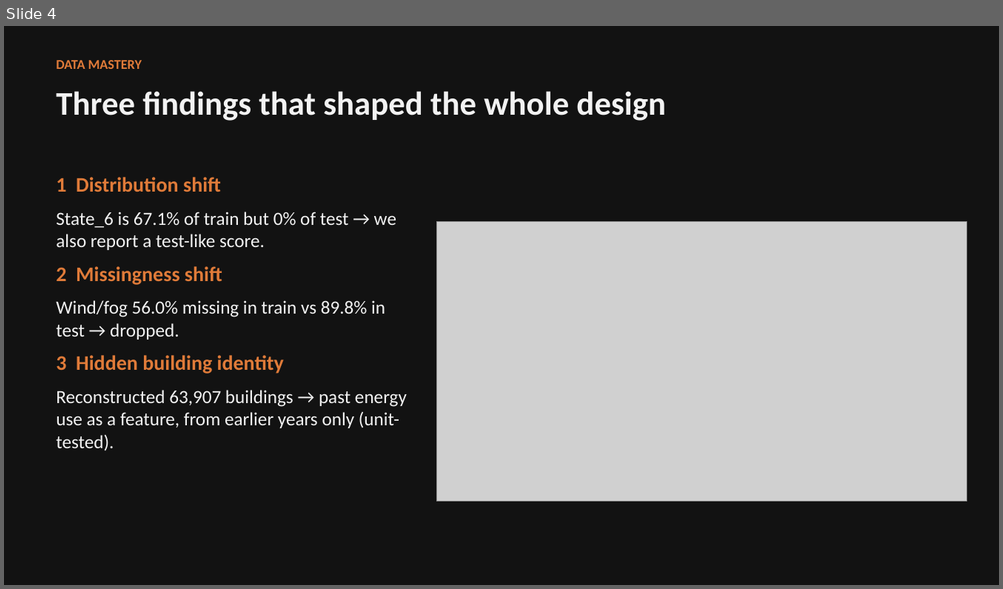
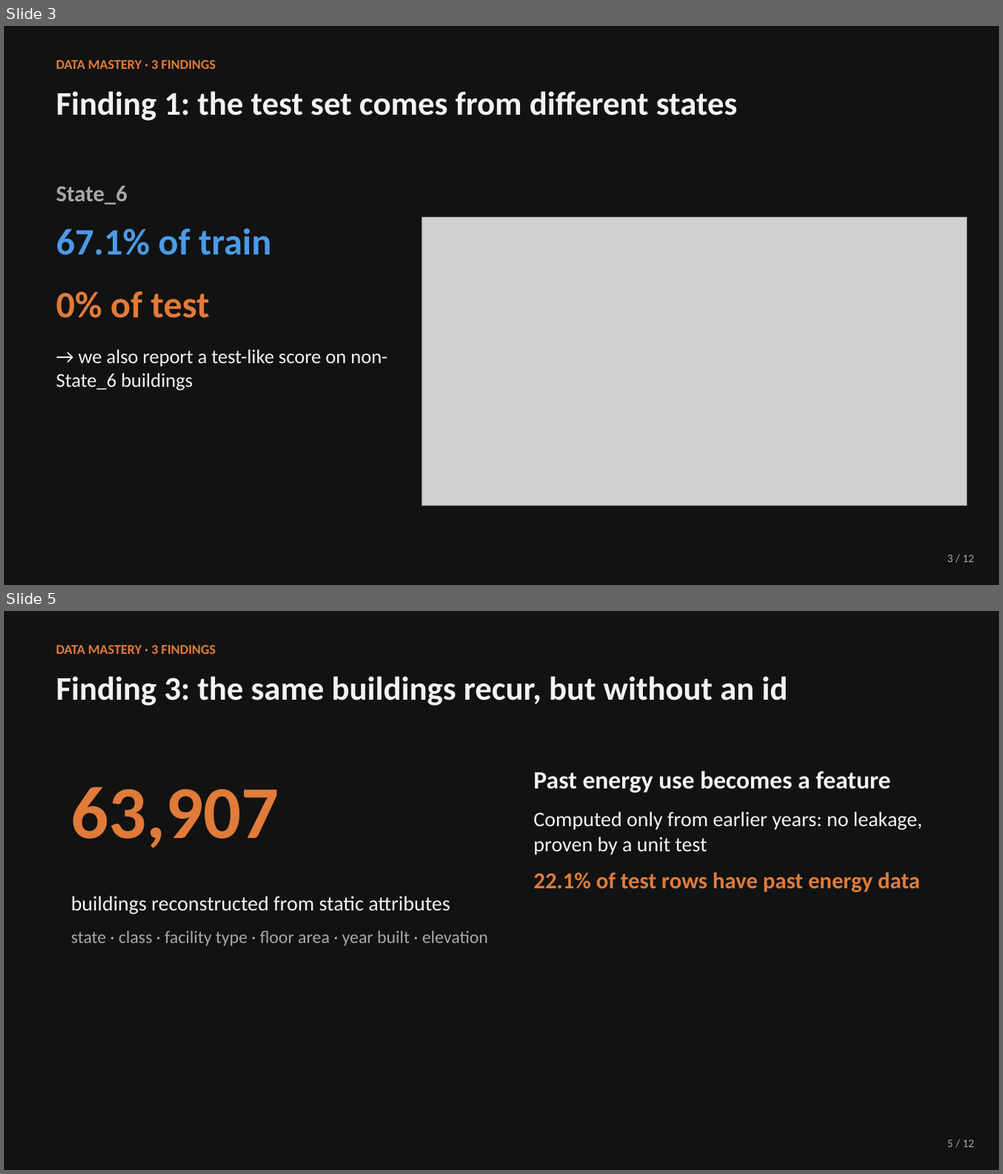
Before and after one commit to JoshiiWahWah/ntu-matlab-hackathon-2026, a slide deck: docs/demo_slides.pptx. Shown one above the other, each under a label of ours: slide 4 before the commit, slides 3 and 5 after it; the slides between them are not shown. The pictures are 1003x589 and 1003x1174 pixels, drawn with LibreOffice and Linux fonts; fonts in the diff are those of the drawing; grey boxes stand for pictures. Boxes give left, top, right and bottom in pixels: in the first picture for what was removed or moved away, otherwise in the second. Text is boxed around its words. In the diff, an @@ line names an element or a change of style, - is before the commit and + after.

```diff
--- a/docs/demo_slides.pptx
+++ b/docs/demo_slides.pptx
@@ slide 5 added at <box>4,611,999,1170</box>, background #121212 @@
@@ text added at <box>56,645,216,654</box>, 13 pt, text #E07B39, bold @@
+DATA MASTERY · 3 FINDINGS
@@ text added at <box>56,676,788,706</box>, 32 pt, text #F2F2F2, bold @@
+Finding 3: the same buildings recur, but without an id
@@ text added at <box>71,787,488,946</box>, 17 pt, text #A8A8A8 @@
+63,907
+buildings reconstructed from static attributes
+state · class · facility type · floor area · year built · elevation
@@ text added at <box>533,771,922,893</box>, 20 pt, text #F2F2F2, bold @@
+Past energy use becomes a feature
+Computed only from earlier years: no leakage, proven by a unit test
+22.1% of test rows have past energy data
@@ text added at <box>947,1140,974,1147</box>, 11 pt, text #A8A8A8 @@
+5 / 12
@@ what was slide 4 is now slide 3 @@
@@ slide 3 changed as well @@
@@ text at <box>56,60,216,69</box>: text changed @@
-DATA MASTERY
+DATA MASTERY · 3 FINDINGS
@@ text at <box>56,91,737,121</box>: text changed @@
-Three findings that shaped the whole design
+Finding 1: the test set comes from different states
@@ text at <box>56,186,387,391</box>: text changed; size 18 to 19 pt @@
-1 Distribution shift
-State_6 is 67.1% of train but 0% of test → we also report a test-like score.
-2 Missingness shift
-Wind/fog 56.0% missing in train vs 89.8% in test → dropped.
-3 Hidden building identity
-Reconstructed 63,907 buildings → past energy use as a feature, from earlier years only (unit-tested).
+State_6
+67.1% of train
+0% of test
+→ we also report a test-like score on non-State_6 buildings
@@ picture: place and size @@
-picture at <box>437,221,967,502</box>
+picture at <box>422,218,967,506</box>
@@ text added at <box>947,555,974,562</box>, 11 pt, text #A8A8A8 @@
+3 / 12
```
Also in this commit, not shown: 8 other slides changed, 2 other slides added, 1 slide removed, 2 other files.
